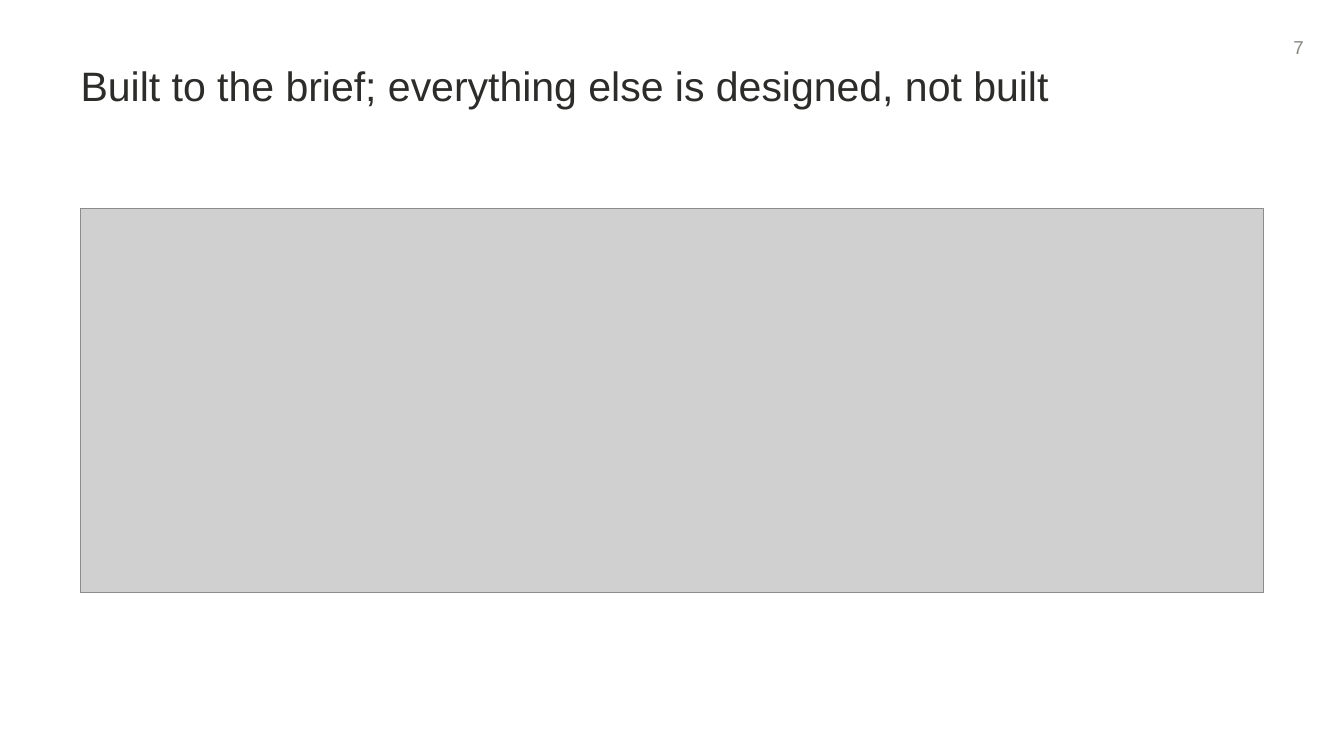
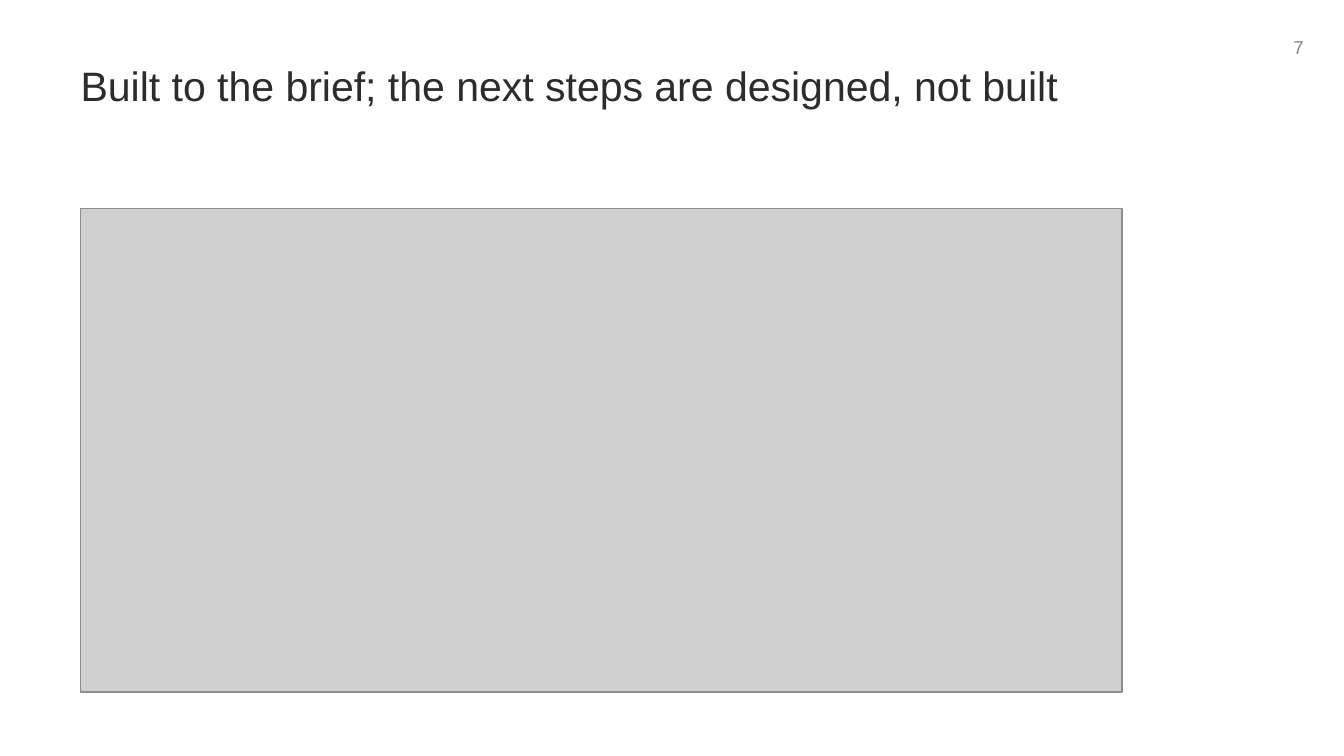
Before and after one commit to jimit1/feature-bug-requests, a slide deck: slide 7 of deck/Feature-Bug-Requests.pptx. Drawn at 1344x756 pixels with LibreOffice and Linux fonts; fonts in the diff are those of the drawing; grey boxes stand for pictures. Boxes give left, top, right and bottom in pixels: in the first picture for what was removed or moved away, otherwise in the second. Text is boxed around its words. In the diff, an @@ line names an element or a change of style, - is before the commit and + after.

Commit message:
deck: roadmap slide in four groups

```diff
--- a/deck/Feature-Bug-Requests.pptx
+++ b/deck/Feature-Bug-Requests.pptx
@@ text at (81,71,1057,109): text changed @@
-Built to the brief; everything else is designed, not built
+Built to the brief; the next steps are designed, not built
@@ picture: place and size @@
-picture at (81,208,1263,593)
+picture at (81,208,1122,692)
```
Also in this commit, not shown: 5 other files.
